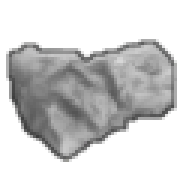
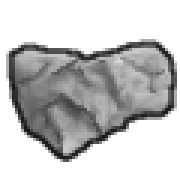
Comparing the layer stacks of the two 180px x 180px images. Changes:
painted on "line" over [9, 42, 177, 162]
